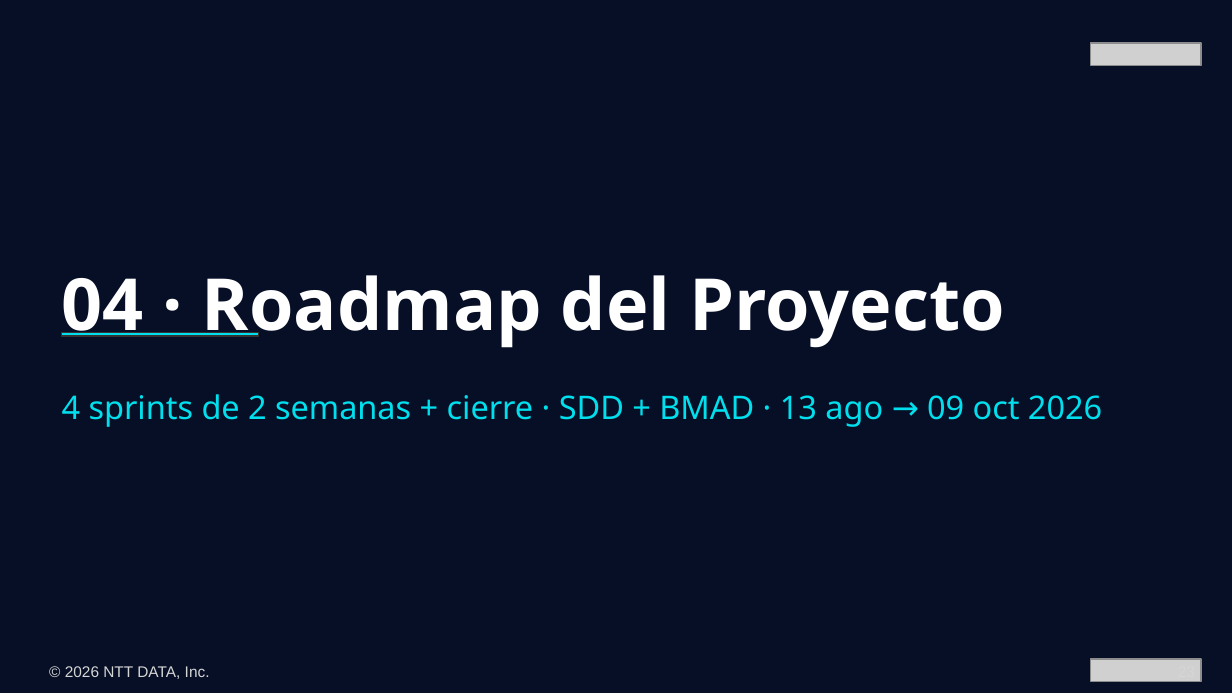
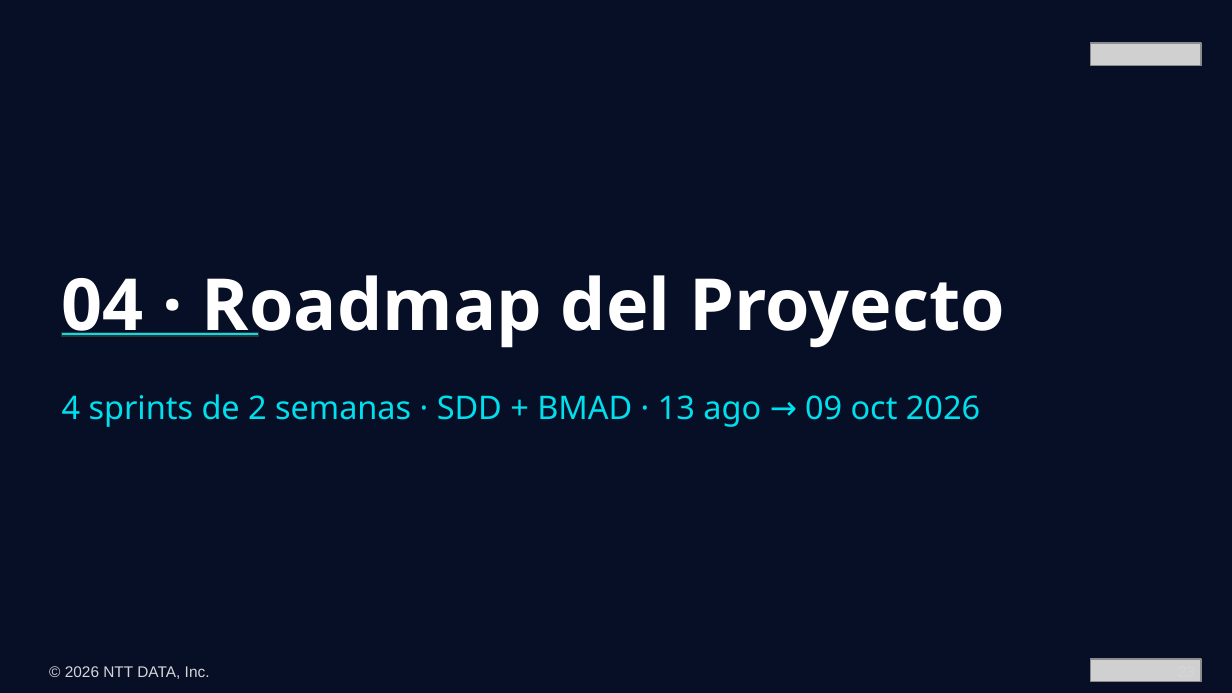
Before and after one commit to Jose-Mejia-NTT/skills-assi-comercial, a slide deck: slide 23 of presentations/presentacion-ejecutiva-skills-ia-bcv-v2.pptx. Drawn at 1232x693 pixels with LibreOffice and Linux fonts; fonts in the diff are those of the drawing; grey boxes stand for pictures. Boxes give left, top, right and bottom in pixels: in the first picture for what was removed or moved away, otherwise in the second. Text is boxed around its words. In the diff, an @@ line names an element or a change of style, - is before the commit and + after.

```diff
--- a/presentations/presentacion-ejecutiva-skills-ia-bcv-v2.pptx
+++ b/presentations/presentacion-ejecutiva-skills-ia-bcv-v2.pptx
@@ text at (62,394,980,427): text changed @@
-4 sprints de 2 semanas + cierre · SDD + BMAD · 13 ago → 09 oct 2026
+4 sprints de 2 semanas · SDD + BMAD · 13 ago → 09 oct 2026
```
Also in this commit, not shown: 3 other slides changed, 5 other files.
